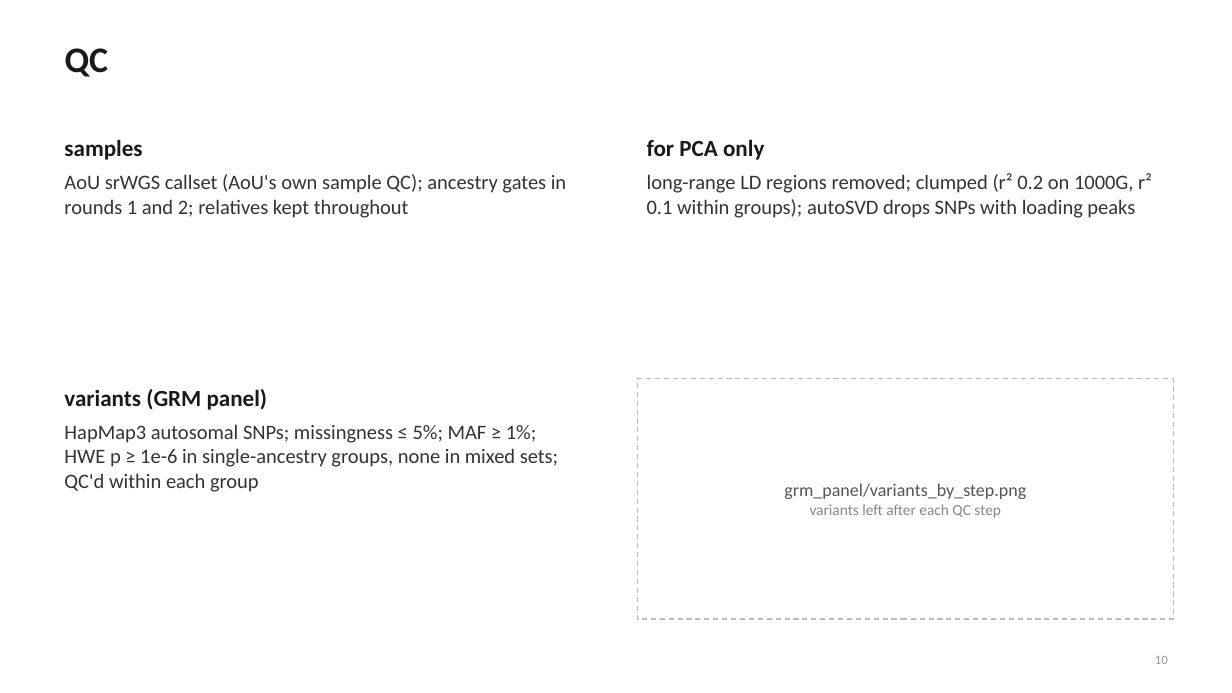
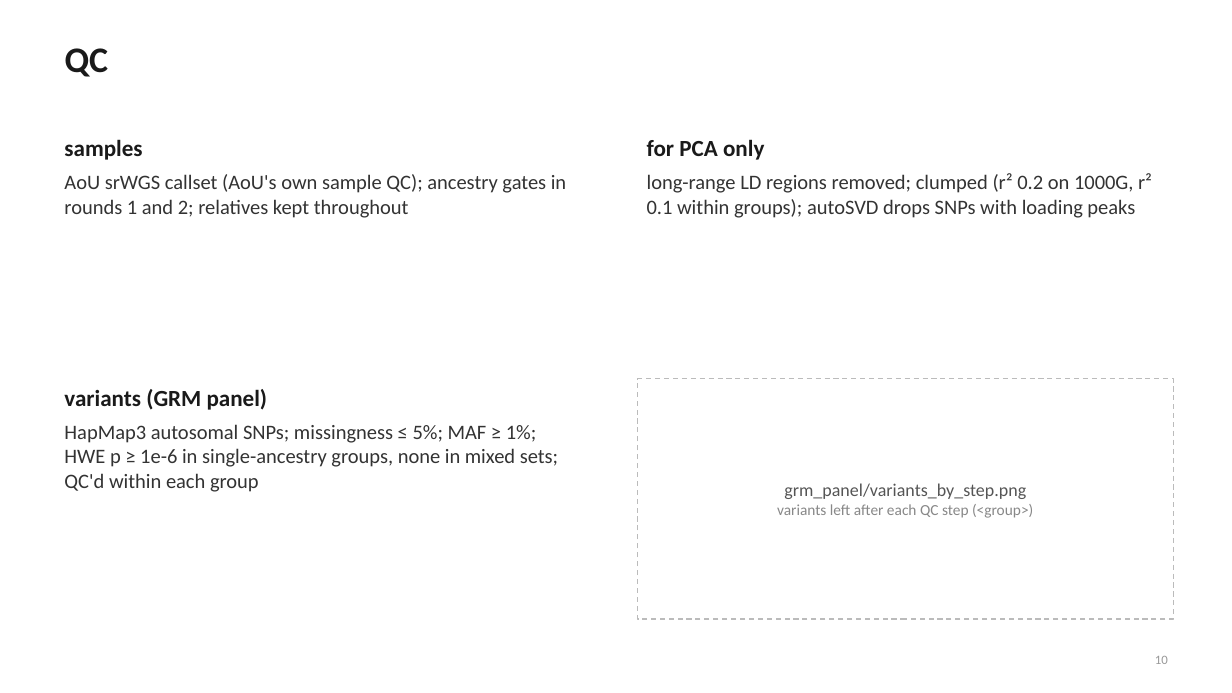
Before and after one commit to mkiravn/aou-covariance, a slide deck: slide 10 of slides/relatedness_scaffold.pptx. Drawn at 1232x693 pixels with LibreOffice and Linux fonts; fonts in the diff are those of the drawing. Boxes give left, top, right and bottom in pixels: in the first picture for what was removed or moved away, otherwise in the second. Text is boxed around its words. In the diff, an @@ line names an element or a change of style, - is before the commit and + after.

```diff
--- a/slides/relatedness_scaffold.pptx
+++ b/slides/relatedness_scaffold.pptx
@@ text at <box>777,504,1033,518</box>: text changed @@
-variants left after each QC step
+variants left after each QC step (<group>)
```
Also in this commit, not shown: 9 other slides changed, 3 slides added, 2 other files.
